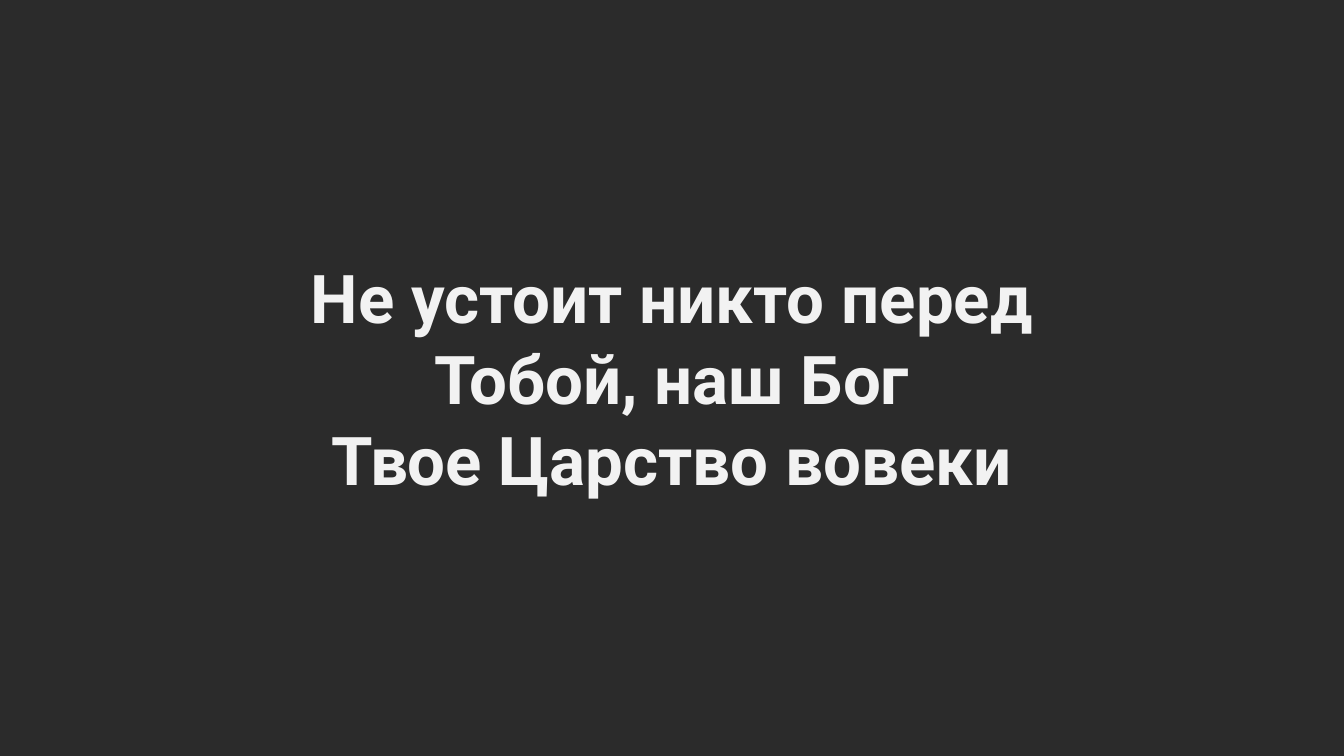
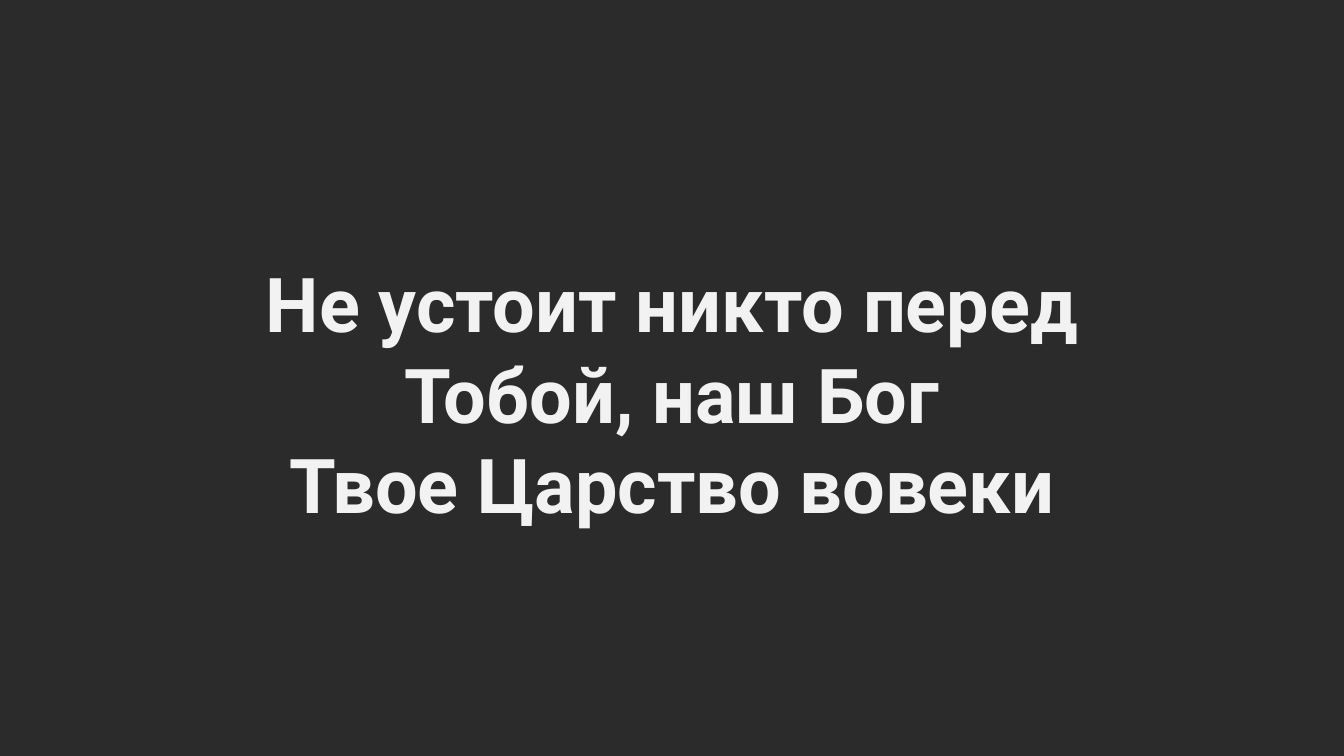
Before and after one commit to oleks-00-1/light-hous-slides, a slide deck: slide 5 of Иисус, Ты победил (В молитве войну мы ведем).pptx. Drawn at 1344x756 pixels with LibreOffice and Linux fonts; fonts in the diff are those of the drawing; background and template pictures are left out; a plain dark background stands for a picture behind light text. Boxes give left, top, right and bottom in pixels: in the first picture for what was removed or moved away, otherwise in the second. Text is boxed around its words. In the diff, an @@ line names an element or a change of style, - is before the commit and + after.

```diff
--- a/Иисус, Ты победил (В молитве войну мы ведем).pptx
+++ b/Иисус, Ты победил (В молитве войну мы ведем).pptx
@@ text "Не устоит никто перед" at (266, 278, 1078, 529): size 48 to 54 pt @@
```
Also in this commit, not shown: 5 other slides changed, 2 other files.
